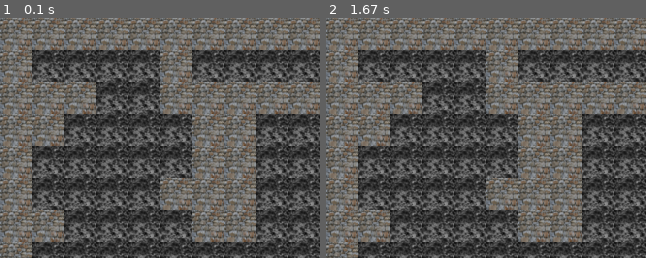
Above: before the commit, frames 1-2 (left to right).
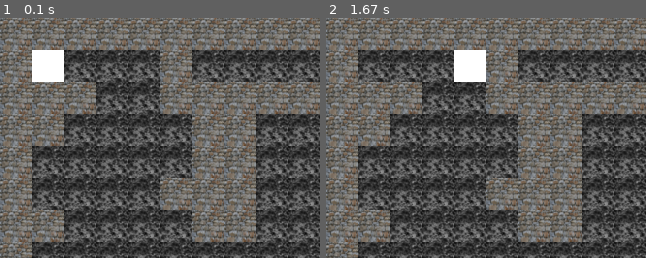
Above: after the commit, the same moments.

Repository: propra13-orga/gruppe75
Game: pygame game, started from Dungeoncrawler/main.py
Two runs of this game, one before a commit and one after it. Both use one fixed random seed, a clock stepped at 60 frames per second and the inputs below. The source is Python 2; it was converted automatically to run under Python 3.
Inputs:
- Up to frame 1 (0.1 s): no input
- Up to frame 2 (1.67 s): hold Right 0.33-0.8 s; hold Up 0.83-1.13 s
The pictures show only the part of the screen within x 0-50%, y 0-50%; the shares and areas given below are measured in that part.

The runs differ from the first frame. In frame 1, 1.3% of the frame differs, in the area x 10-20%, y 13-27%; in frame 2, 1.3%.

Commit message:
"Player" mit Steuerung integriert und feste Wände.
Signed-off-by: Ullrich Buschmann <ullrich.buschmann@hhu.de>

Diff:
--- a/Dungeoncrawler/main.py
+++ b/Dungeoncrawler/main.py
@@ -3,6 +3,14 @@
 import room
 import tile
 import os
+
+
+def check_for_collision(player_pos,map):
+    solid_list = map.list_solid_tiles()
+    if player_pos in solid_list:
+        return True
+    else:
+        return False
 
 def main():
     pygame.init()
@@ -16,7 +24,8 @@
     tile.init()
     map = room.load(os.path.join("data", "level.txt"))
     screen = pygame.display.get_surface()
-
+    player = pygame.image.load(os.path.join(os.path.join("tiles"), "player.png")).convert_alpha()
+    player_pos = (32,32)
     # running = True, game loop
 
     running = True
@@ -35,10 +44,37 @@
                 if event.key == pygame.K_ESCAPE:
                     pygame.event.post(pygame.event.Event(pygame.QUIT))
 
+                if event.key == pygame.K_UP:
+                    collision = check_for_collision((player_pos[0],player_pos[1]-32),map)
+                    if collision == False:
+                        player_pos = (player_pos[0],player_pos[1]-32)
+                    elif collision == True:
+                        pass
+
+                if event.key == pygame.K_DOWN:
+                    collision = check_for_collision((player_pos[0],player_pos[1]+32),map)
+                    if collision == False:
+                        player_pos = (player_pos[0],player_pos[1]+32)
+                    elif collision == True:
+                        pass
+
+                if event.key == pygame.K_LEFT:
+                    collision = check_for_collision((player_pos[0]-32,player_pos[1]),map)
+                    if collision == False:
+                        player_pos = (player_pos[0]-32,player_pos[1])
+                    elif collision == True:
+                        pass
+
+                if event.key == pygame.K_RIGHT:
+                    collision = check_for_collision((player_pos[0]+32,player_pos[1]),map)
+                    if collision == False:
+                        player_pos = (player_pos[0]+32,player_pos[1])
+                    elif collision == True:
+                        pass
 
         # draw map on screen
         map.draw(screen)
-
+        screen.blit(player,player_pos)
         pygame.display.flip()
 
 # call main method
--- a/Dungeoncrawler/room.py
+++ b/Dungeoncrawler/room.py
@@ -29,3 +29,11 @@
         for x in range(cols):
             for y in range(rows):
                 surface.blit(self.tiles[x][y].surface, (x*tile.width, y*tile.height))
+
+    def list_solid_tiles(self):
+        solid_tile_list = []
+        for x in range(cols):
+            for y in range(rows):
+                if self.tiles[x][y].solid == True:
+                    solid_tile_list.append((x*tile.width, y*tile.height))
+        return solid_tile_list
--- a/Dungeoncrawler/tile.py
+++ b/Dungeoncrawler/tile.py
@@ -15,7 +15,7 @@
     " " : ("floor", False, "floor.png"),
     "#" : ("wall", True, "wall.png"),
     "P" : ("player", True, "player.png"),
-    "W" : ("warp", False, "warp.png")
+    "+" : ("warp", False, "floor.png")
     }
 
 class Tile(object):
Not shown, changed: .gitignore
Not shown, removed: Dungeoncrawler/geany_run_script.bat
